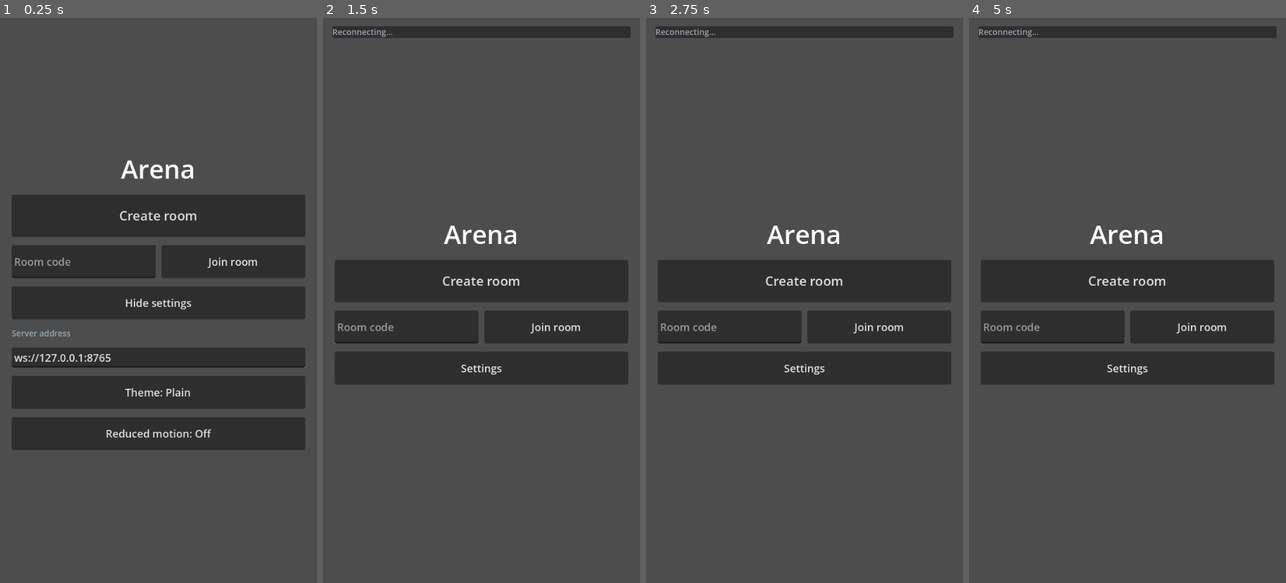
Above: before the commit, frames 1-4 (left to right).
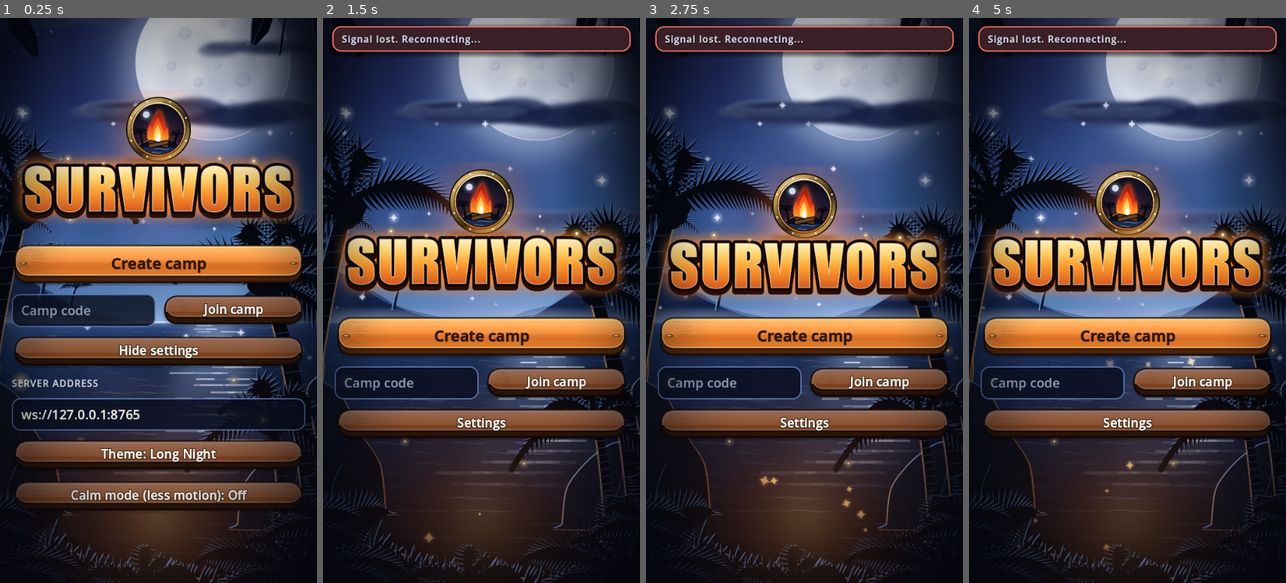
Above: after the commit, the same moments.

Repository: Corical/office-survivor
Game: Godot game, scene res://tests/drive/drive.tscn
The game is run twice, just before and just after one commit, with the same random seed, the same clock (stepped at 60 frames per second) and the same inputs. This scene is started directly instead of the project's main scene.
Inputs (mouse positions are in pixels of both pictures, inside the frame that each line leads up to):
- Up to frame 1 (0.25 s): no input
- Up to frame 2 (1.5 s): click (481, 283) at 0.5 s, where only the run before the commit has a clickable "Create room"; click (481, 334) at 1.25 s, where only the run after the commit has a clickable "Create camp"
- Up to frame 3 (2.75 s): click (804, 283) at 2 s, where only the run before the commit has a clickable "Create room"
- Up to frame 4 (5 s): click (1127, 334) at 2.75 s, where only the run after the commit has a clickable "Create camp"; click (1127, 283) at 3.5 s, where only the run before the commit has a clickable "Create room"; click (1127, 334) at 4.25 s, where only the run after the commit has a clickable "Create camp"

The runs differ from the first frame. In frame 1, 94% of the frame differs, in the area x 0-100%, y 0-100%; in frame 2, 96%; in frame 3, 96%; in frame 4, 96%.

Commit message:
📚 docs: before/after screenshots of the game-like client (phone, desktop, long names, full-game drive); wide Lock button capped; driver uses flash
Co-Authored-By: Claude <noreply@anthropic.com>

Diff:
--- a/godot/screens/round_screen.gd
+++ b/godot/screens/round_screen.gd
@@ -392,6 +392,9 @@
 	var lock_key := "ui.lock" if state == "open" else ("ui.locking" if state == "sent" else "ui.locked")
 	_lock_btn = Ui.button(Words.render(lock_key), "lock", func(): _lock(), state != "open" or not open or _m.my_pick == null,
 		"PrimaryButton")
+	if _wide:                                   # on a wide window the main action is a button, not a bar across the screen
+		_lock_btn.size_flags_horizontal = Control.SIZE_SHRINK_CENTER
+		_lock_btn.custom_minimum_size.x = 520.0
 	_charge = ChargeFill.new()
 	_lock_btn.add_child(_charge)
 	dock.add_child(_lock_btn)
--- a/godot/tests/drive/drive.gd
+++ b/godot/tests/drive/drive.gd
@@ -30,7 +30,7 @@
 	await _frames(2)
 	Session.reset(MemorySessionStore.new())
 	Feed.reset()
-	Themes.use("placeholder")
+	Themes.use("flash")                                   # the default look, as the owner sees it
 	_mark = Log.mark()
 	_t0 = Time.get_ticks_msec()
 	router = (load("res://main.tscn") as PackedScene).instantiate()
Binary file added: godot/docs/visual/gamelike/01_title.png
Binary file added: godot/docs/visual/gamelike/01c_title_desktop.png
Binary file added: godot/docs/visual/gamelike/02_lobby_host.png
Binary file added: godot/docs/visual/gamelike/03_round_open.png
Binary file added: godot/docs/visual/gamelike/04_round_choosing_a_target.png
Binary file added: godot/docs/visual/gamelike/05_round_picked.png
Binary file added: godot/docs/visual/gamelike/05b_round_last_seconds.png
Binary file added: godot/docs/visual/gamelike/06_round_locking.png
Binary file added: godot/docs/visual/gamelike/06b_round_locked.png
Binary file added: godot/docs/visual/gamelike/08_02_steal_a.png
Binary file added: godot/docs/visual/gamelike/08_03_blocked_a.png
Binary file added: godot/docs/visual/gamelike/08_06_marked_a.png
(and 11 more such lines)
